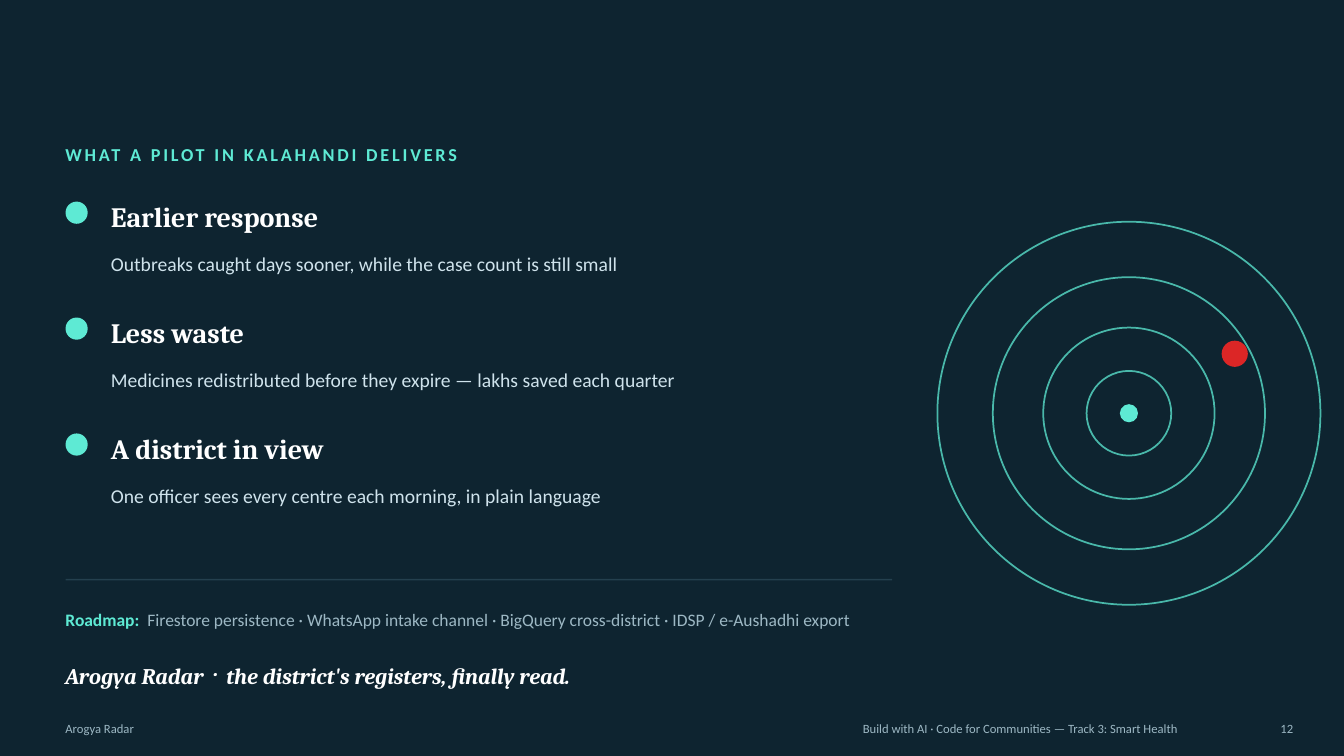
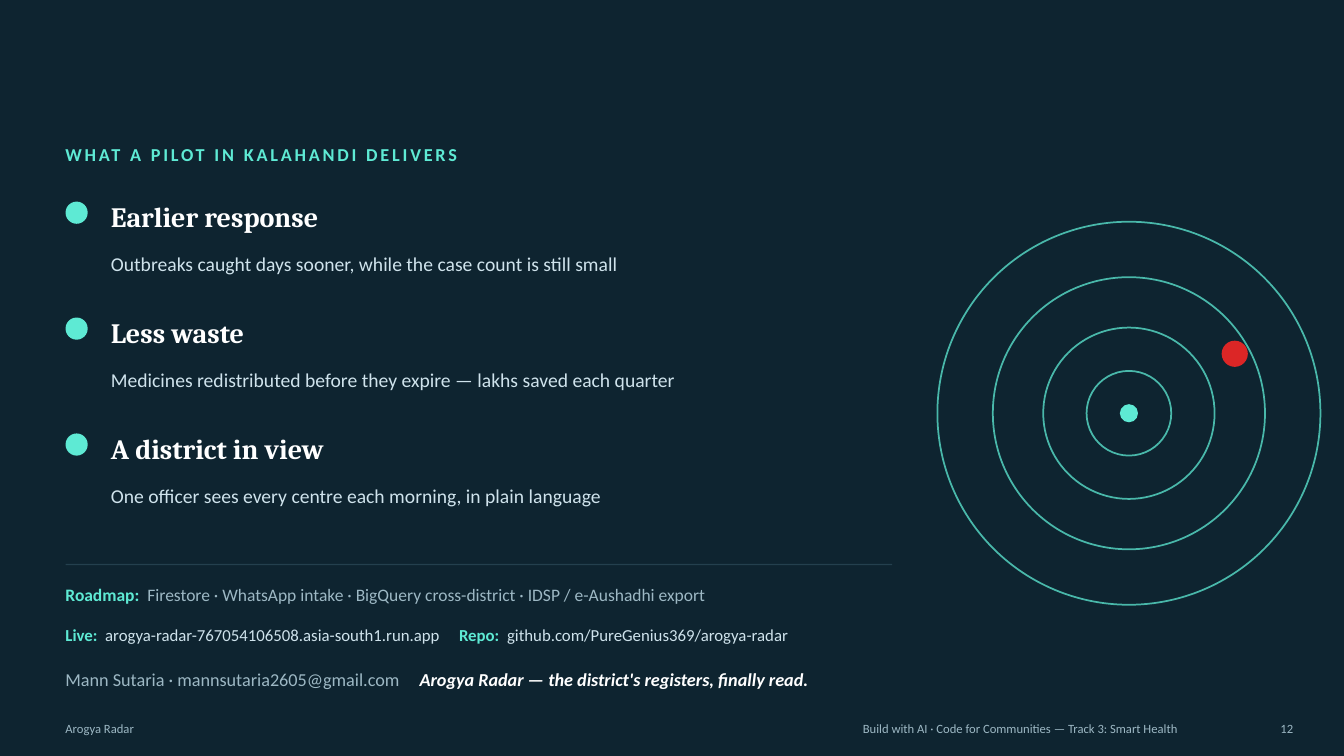
Before and after one commit to PureGenius369/arogya-radar, a slide deck: slide 12 of pitch/Arogya-Radar-Pitch.pptx. Drawn at 1344x756 pixels with LibreOffice and Linux fonts; fonts in the diff are those of the drawing. Boxes give left, top, right and bottom in pixels: in the first picture for what was removed or moved away, otherwise in the second. Text is boxed around its words. In the diff, an @@ line names an element or a change of style, - is before the commit and + after.

Commit message:
Deck + run sheet: add live URL/repo/contact, Google Cloud stack line, accountability
Deck: live URL on title + close slides, GitHub repo and email on close,
'Built on Google Cloud' stack strip (Gemini 2.5 Pro+Flash, Cloud Run,
roadmap Firestore/BigQuery) on the deployability slide, relabel the
outbreak stat as peak-centre 16.6 sigma, add a reporting-compliance
bullet to the district side.

Run sheet: new blind-spots walkthrough step, reporter capture in the
centrepiece, report-the-blind-spot-and-watch-it-clear as the live-proof
move, and a Q&A answer for 'what if a centre doesn't report'.

```diff
--- a/pitch/Arogya-Radar-Pitch.pptx
+++ b/pitch/Arogya-Radar-Pitch.pptx
@@ line moved from (66, 580) - (892, 580) to (66, 565) - (892, 565) @@
@@ text at (65, 588, 705, 604): text changed @@
-Roadmap: Firestore persistence · WhatsApp intake channel · BigQuery cross-district · IDSP / e-Aushadhi export
+Roadmap: Firestore · WhatsApp intake · BigQuery cross-district · IDSP / e-Aushadhi export
@@ text added at (65, 629, 788, 644), 12 pt, text #CFE3EC @@
+Live: arogya-radar-767054106508.asia-south1.run.app Repo: github.com/PureGenius369/arogya-radar
@@ text at (65, 673, 808, 689): text changed; size 16 to 13 pt; font Cambria to Calibri @@
-Arogya Radar · the district's registers, finally read.
+Mann Sutaria · mannsutaria2605@gmail.com Arogya Radar — the district's registers, finally read.
```
Also in this commit, not shown: 4 other slides changed, 1 other file.
